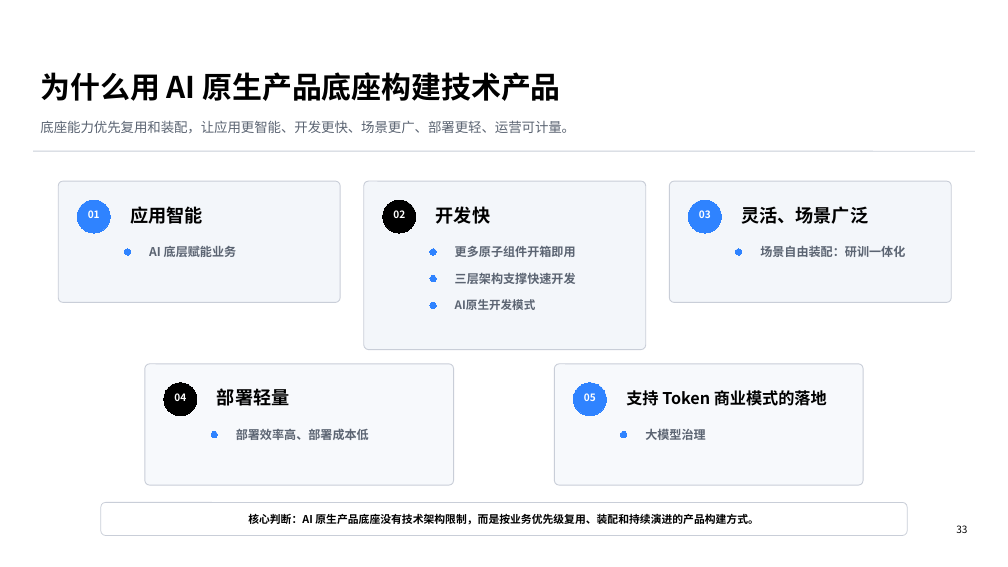
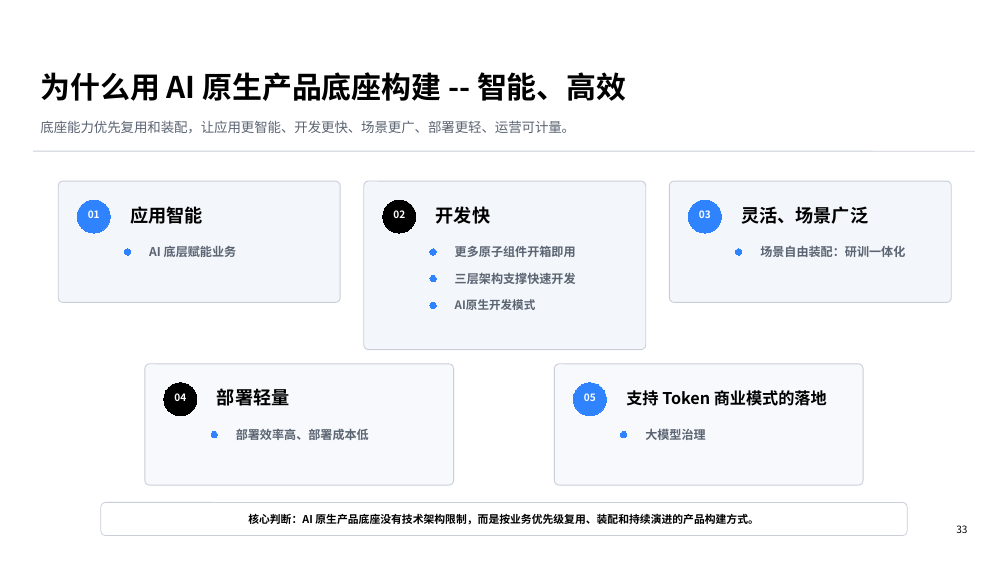
Before and after one commit to myniuniu/guoren-v2, a slide deck: slide 34 of outputs/combined-training-platform-ai-native-plan-v2.pptx (slide 33 before the commit). Drawn at 1008x567 pixels with LibreOffice and Linux fonts; fonts in the diff are those of the drawing. Boxes give left, top, right and bottom in pixels: in the first picture for what was removed or moved away, otherwise in the second. Text is boxed around its words. In the diff, an @@ line names an element or a change of style, - is before the commit and + after.

```diff
--- a/outputs/combined-training-platform-ai-native-plan-v2.pptx
+++ b/outputs/combined-training-platform-ai-native-plan-v2.pptx
@@ text at [41,72,626,101]: text changed @@
-为什么用 AI 原生产品底座构建技术产品
+为什么用 AI 原生产品底座构建 -- 智能、高效
```
Also in this commit, not shown: 1 slide added, 6 other files.
